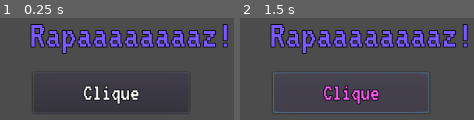
Above: before the commit, frames 1-2 (left to right).
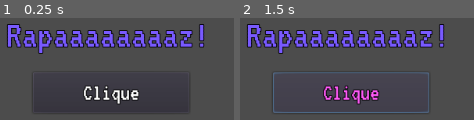
Above: after the commit, the same moments.

Repository: v2Kamikaze/projetos_godot
Game: Godot game, scene res://Scenes/say_hello.tscn
Two runs of this game, one before a commit and one after it. Both use one fixed random seed, a clock stepped at 60 frames per second and the inputs below.
Inputs:
- Up to frame 1 (0.25 s): no input
- Up to frame 2 (1.5 s): click "Clique" at 0.5 s; click "Clique" at 1.25 s

The runs differ from the first frame. In frame 1, 12% of the frame differs, in the area x 2-98%, y 5-36%; in frame 2, 12%.

Commit message:
scrip movido para o diretório res://Scripts.

Diff:
--- a/projeto01/Scenes/say_hello.tscn
+++ b/projeto01/Scenes/say_hello.tscn
@@ -1,7 +1,7 @@
 [gd_scene load_steps=5 format=2]
 
 [ext_resource path="res://Fonts/VT323-Regular.ttf" type="DynamicFontData" id=1]
-[ext_resource path="res://Scenes/say_hello.gd" type="Script" id=2]
+[ext_resource path="res://Scripts/say_hello.gd" type="Script" id=2]
 
 [sub_resource type="DynamicFont" id=1]
 size = 50
@@ -25,8 +25,8 @@
 [node name="Label" type="Label" parent="."]
 anchor_left = 0.5
 anchor_right = 0.5
-margin_left = -100.0
-margin_right = 100.0
+margin_left = -130.0
+margin_right = 130.0
 margin_bottom = 64.0
 custom_fonts/font = SubResource( 1 )
 custom_colors/font_color = Color( 0.478431, 0.356863, 1, 1 )
Renamed: projeto01/Scenes/say_hello.gd -> projeto01/Scripts/say_hello.gd
